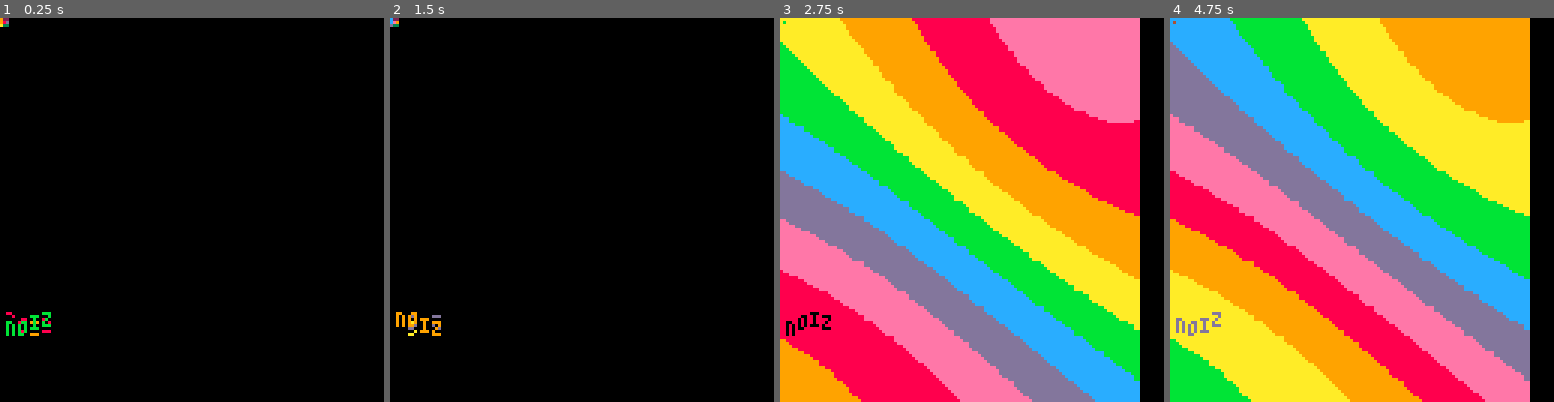
Above: before the commit, frames 1-4 (left to right).
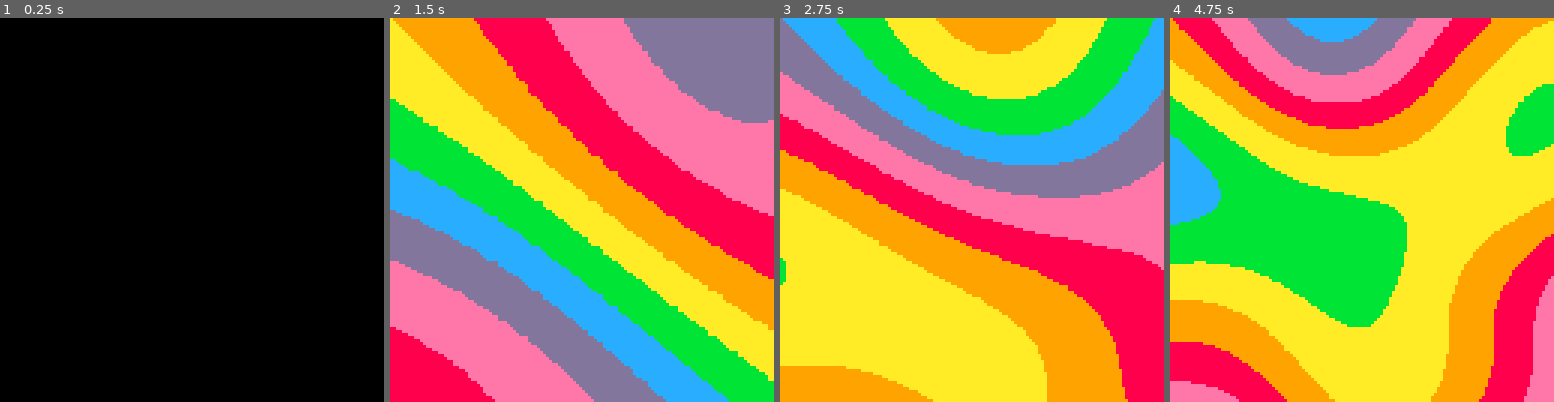
Above: after the commit, the same moments.

Repository: DanielOaks/pico-8
Game: PICO-8 cartridge noise.p8
The game is run twice, just before and just after one commit, with the same random seed, the same clock (stepped at 60 frames per second) and the same inputs.
Inputs:
- Up to frame 1 (0.25 s): no input
- Up to frame 2 (1.5 s): no input
- Up to frame 3 (2.75 s): no input
- Up to frame 4 (4.75 s): no input

The runs differ from the first frame. In frame 1, 0.4% of the frame differs, in the area x 0-14%, y 0-83%; in frame 2, 100%, in the area x 0-100%, y 0-100%; in frame 3, 98%; in frame 4, 91%.

Commit message:
Update perlin cart

Diff:
--- a/noise.p8
+++ b/noise.p8
@@ -11,8 +11,6 @@
 pixels_per_update = 600
 ppu_first_frame = 300
 
-first_frame_generated = false
-
 cols = {
   8,9,10,11,12,13,14,
   8,9,10,11,12,13,14,
@@ -28,25 +26,13 @@
 max_col = 7
 
 cur = {}
+pixcols = {}
 pix = {}
 pixnext = {}
 gentime = seed -- start off at seed value
 
 tag_t = 0
 tag_col = 0
-
-function _init()
-  cur.x = -1
-  cur.y = 0
-
-  for x=0,128 do
-    pix[x] = {}
-    pixnext[x] = {}
-  end
-
-  music(0)
-  cls()
-end
 
 function nextpix()
   cur.x += 1
@@ -58,20 +44,101 @@
       gentime += 0.3
       phase += 0.3
 
-      if first_frame_generated == false then
-								first_frame_generated = true
-						end
-
       for x=0, 128 do
         for y=0, 128 do
-          pix[x][y] = pixnext[x][y]
+										val = pixnext[x][y]
+										if val == nil then
+												break
+										end
+
+          pix[x][y] = val
+
+          if val < -0.86 then
+            col = 8
+          elseif val < -0.71 then
+            col = 9
+          elseif val < -0.57 then
+            col = 10
+          elseif val < -0.43 then
+            col = 11
+          elseif val < -0.29 then
+            col = 12
+          elseif val < -0.14 then
+            col = 13
+          elseif val < 0 then
+            col = 14
+          elseif val < 0.14 then
+            col = 8
+          elseif val < 0.29 then
+            col = 9
+          elseif val < 0.43 then
+            col = 10
+          elseif val < 0.57 then
+            col = 11
+          elseif val < 0.71 then
+            col = 12
+          elseif val < 0.86 then
+            col = 13
+          else
+            col = 14
+          end
+          sset(x,y,col)
         end
       end
     end
   end
 end
 
-function _update()
+function _init()
+  for x=0,128 do
+    pix[x] = {}
+    pixnext[x] = {}
+  end
+
+  music(0)
+  cls()
+
+  -- primary game loop
+  -- just generate the initial image
+  -- as fast as we can
+  ::init::
+
+  cur.x = 0
+  cur.y = 0
+
+		for i=0, 128*128 do
+    val = noise((cur.x/128) * phase,(cur.y/128) * phase,gentime)
+    pixnext[cur.x][cur.y] = val
+    nextpix()
+  end
+
+  spr(0,0,0,16,16)
+
+  music(1)
+  ::start::
+		for i=0, 128*13 do
+    val = noise((cur.x/128) * phase,(cur.y/128) * phase,gentime)
+    pixnext[cur.x][cur.y] = val
+    nextpix()
+  end
+
+  current_col_offset += 1
+  if current_col_offset == max_col then
+    current_col_offset = 0
+  end
+  for i=0, max_col do
+    pal(cols[i], cols[i+current_col_offset], 0)
+  end
+
+  spr(0,0,0,16,16)
+
+  pal()
+
+  goto start
+end
+
+
+function _updaate()
 		local ppu = pixels_per_update
 		if first_frame_generated == false then
 				ppu = ppu_first_frame
@@ -85,7 +152,7 @@
   tag_t += 0.02
 end
 
-function _draw()
+function _draaw()
   draw_i += 1
   if draw_i == draw_i_phase then
     draw_i = 0
@@ -98,35 +165,6 @@
           break
         end
 
-        if val < -0.86 then
-          col = 8
-        elseif val < -0.71 then
-          col = 9
-        elseif val < -0.57 then
-          col = 10
-        elseif val < -0.43 then
-          col = 11
-        elseif val < -0.29 then
-          col = 12
-        elseif val < -0.14 then
-          col = 13
-        elseif val < 0 then
-          col = 14
-        elseif val < 0.14 then
-          col = 8
-        elseif val < 0.29 then
-          col = 9
-        elseif val < 0.43 then
-          col = 10
-        elseif val < 0.57 then
-          col = 11
-        elseif val < 0.71 then
-          col = 12
-        elseif val < 0.86 then
-          col = 13
-        else
-          col = 14
-        end
 
         sset(x,y,col)
       end
@@ -140,7 +178,7 @@
       pal(cols[i], cols[i+current_col_offset], 0)
     end
 
-    spr(1,0,0,16,16)
+    spr(0,0,0,16,16)
 
     pal()
   end
Not shown, changed: the music (__music__) section of noise.p8
Not shown, changed: the sound effects (__sfx__) section of noise.p8
